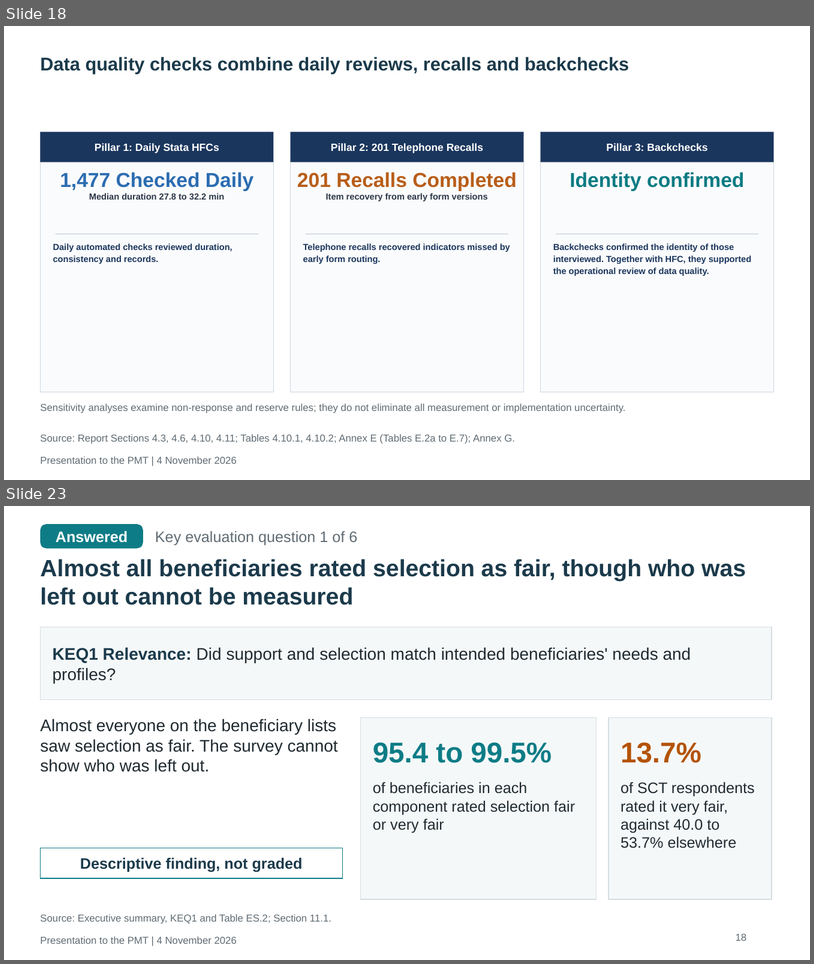
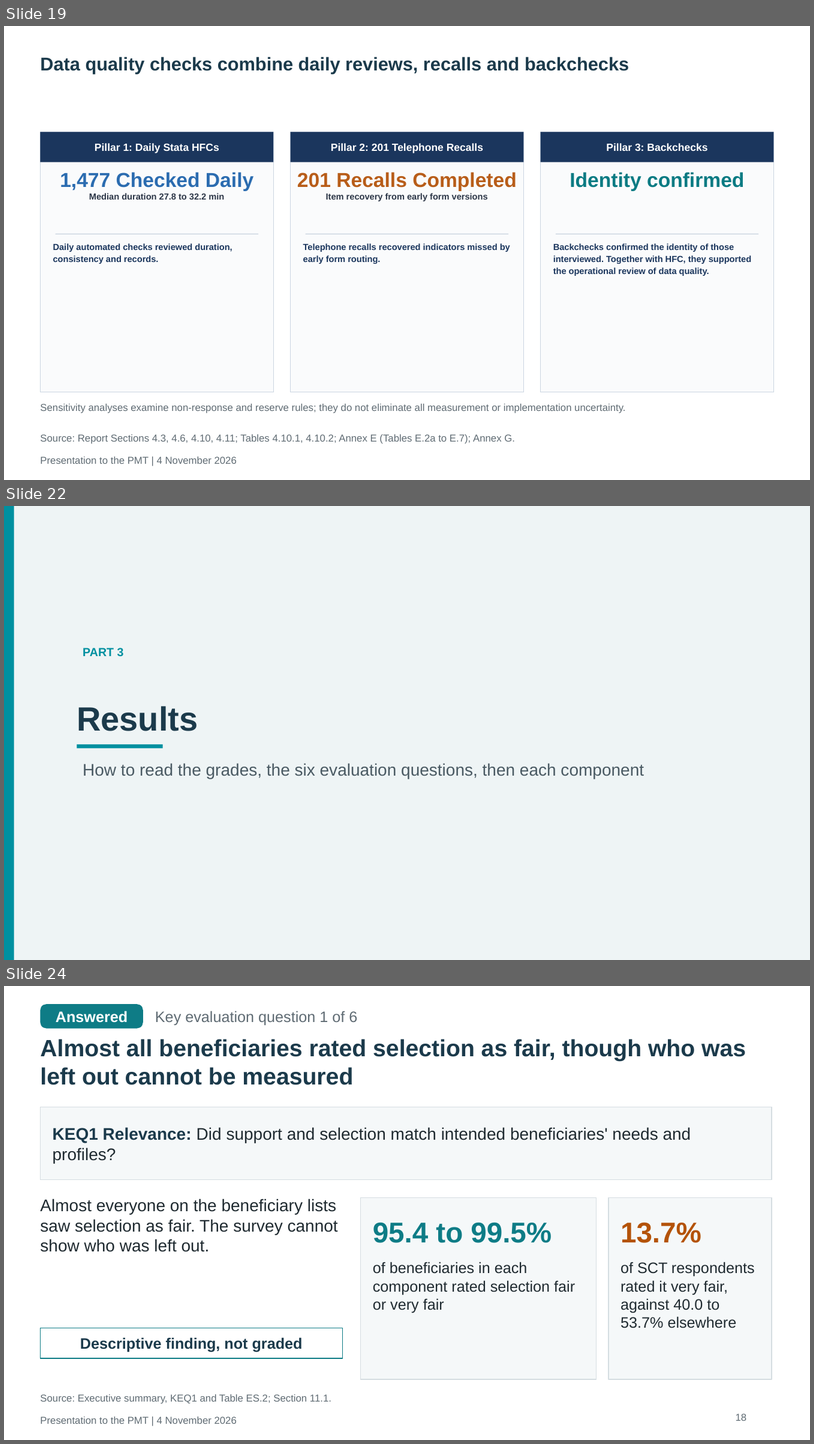
Before and after one commit to kokouekpinda/kokouekpinda, a slide deck: deliverables/REALISE_PMT_Presentation_v5.pptx. Shown one above the other, each under a label of ours: slides 18 and 23 before the commit, slides 19, 22 and 24 after it; the slides between them are not shown. The pictures are 814x964 and 814x1444 pixels, drawn with LibreOffice and Linux fonts; fonts in the diff are those of the drawing. Boxes give left, top, right and bottom in pixels: in the first picture for what was removed or moved away, otherwise in the second. Text is boxed around its words. In the diff, an @@ line names an element or a change of style, - is before the commit and + after.

```diff
--- a/deliverables/REALISE_PMT_Presentation_v5.pptx
+++ b/deliverables/REALISE_PMT_Presentation_v5.pptx
@@ slide 22 added at (4, 506, 810, 960), background #EEF4F5 @@
@@ rectangle added at (4, 506, 14, 960), fill #0090A0 @@
@@ text added at (83, 648, 124, 657), 14 pt, text #0090A0, bold @@
+PART 3
@@ title added at (77, 706, 198, 731), 40 pt, text #1B3A4B, bold @@
+Results
@@ rectangle added at (77, 744, 162, 748), fill #0090A0 @@
@@ text added at (83, 763, 644, 778), 20 pt, text #4A5A63 @@
+How to read the grades, the six evaluation questions, then each component
@@ what was slide 18 is now slide 19 @@
@@ what was slide 23 is now slide 24 @@
```
Also in this commit, not shown: 8 slides changed, 10 other slides added, 3 slides removed, 7 other files.
